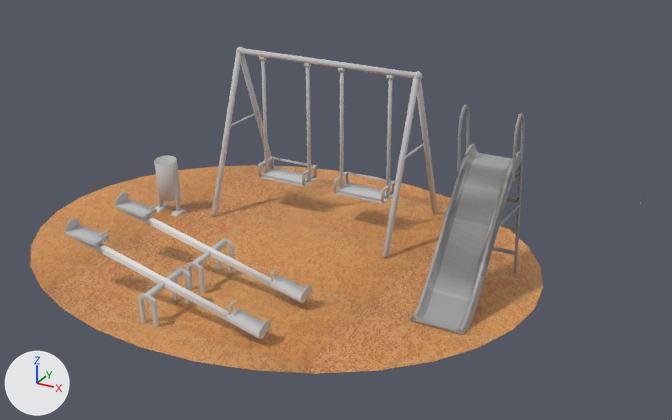
The OBJ model Proyecto Final/Models/AreaInfantil.obj: old version first, new version second.
Rendered twice from a 50 mm lens placed at (8.87, -15.36, 8.34), pointed at (0.33, 0.17, 0.58). The lights are fixed; the arrows at lower left show +X, +Y and +Z. Where no turn or scale is listed for an object, it has been applied to the vertices.

Objects in the first picture: 'Base', 'Base_001', 'Basura', 'Columpio', 'Columpio2', 'Cylinder', 'ParteSuperior', 'ParteSuperior_001', 'Playground1', 'slide'.
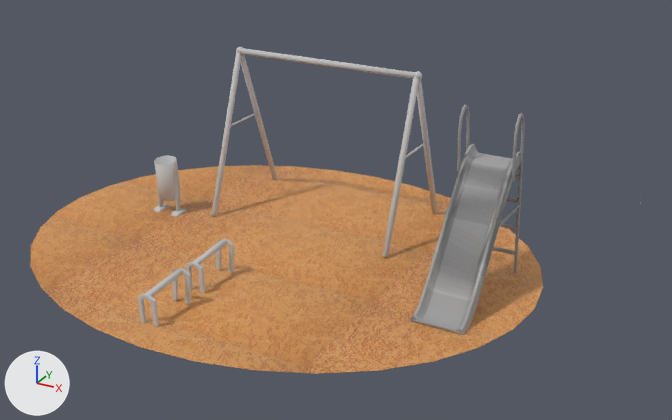
Patch to the scene script:
```diff
--- a/Proyecto Final/Models/AreaInfantil.obj.py
+++ b/Proyecto Final/Models/AreaInfantil.obj.py
@@ ob_columpio @@
-ob_columpio = bpy.data.objects.new('Columpio', me_columpio)
-ob_columpio.location = (0.0, 0.0, 0.0)
@@ ob_columpio2 @@
-ob_columpio2 = bpy.data.objects.new('Columpio2', me_columpio2)
-ob_columpio2.location = (0.0, 0.0, 0.0)
@@ ob_partesuperior @@
-ob_partesuperior = bpy.data.objects.new('ParteSuperior', me_partesuperior)
-ob_partesuperior.location = (0.0, 0.0, 0.0)
@@ ob_partesuperior_001 @@
-ob_partesuperior_001 = bpy.data.objects.new('ParteSuperior_001', me_partesuperior_001)
-ob_partesuperior_001.location = (0.0, 0.0, 0.0)
```

Pixel boxes [x1, y1, x2, y2] of what changed, in the pictures (672 x 420 px):
'ParteSuperior', deleted: before [65, 218, 271, 339]
    faces in mat_none (its picture is missing): [65, 218, 271, 338]
    faces in mat_material_001 (white #e7e7e7): [72, 237, 265, 339]
'ParteSuperior_001', deleted: before [115, 119, 427, 303]
    faces in mat_material_001 (white #e7e7e7): [120, 209, 306, 303]
    faces in mat_none (its picture is missing): [115, 119, 427, 302]
'Columpio', deleted: before [333, 68, 395, 204]
'Columpio2', deleted: before [258, 56, 317, 187]
